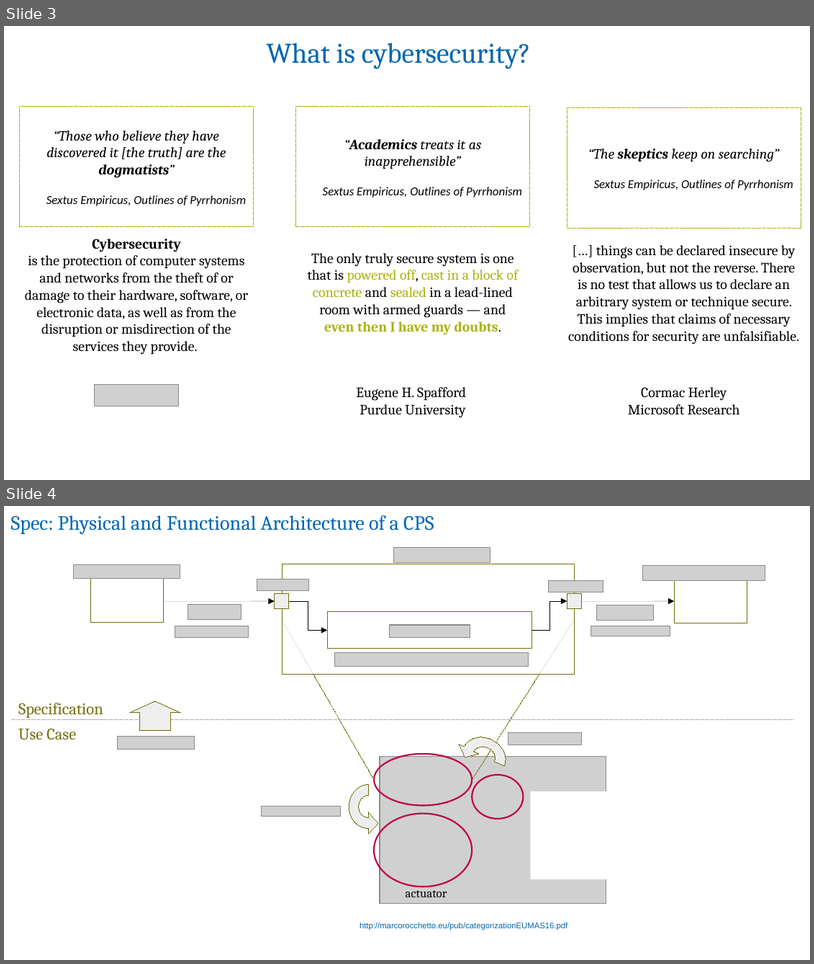
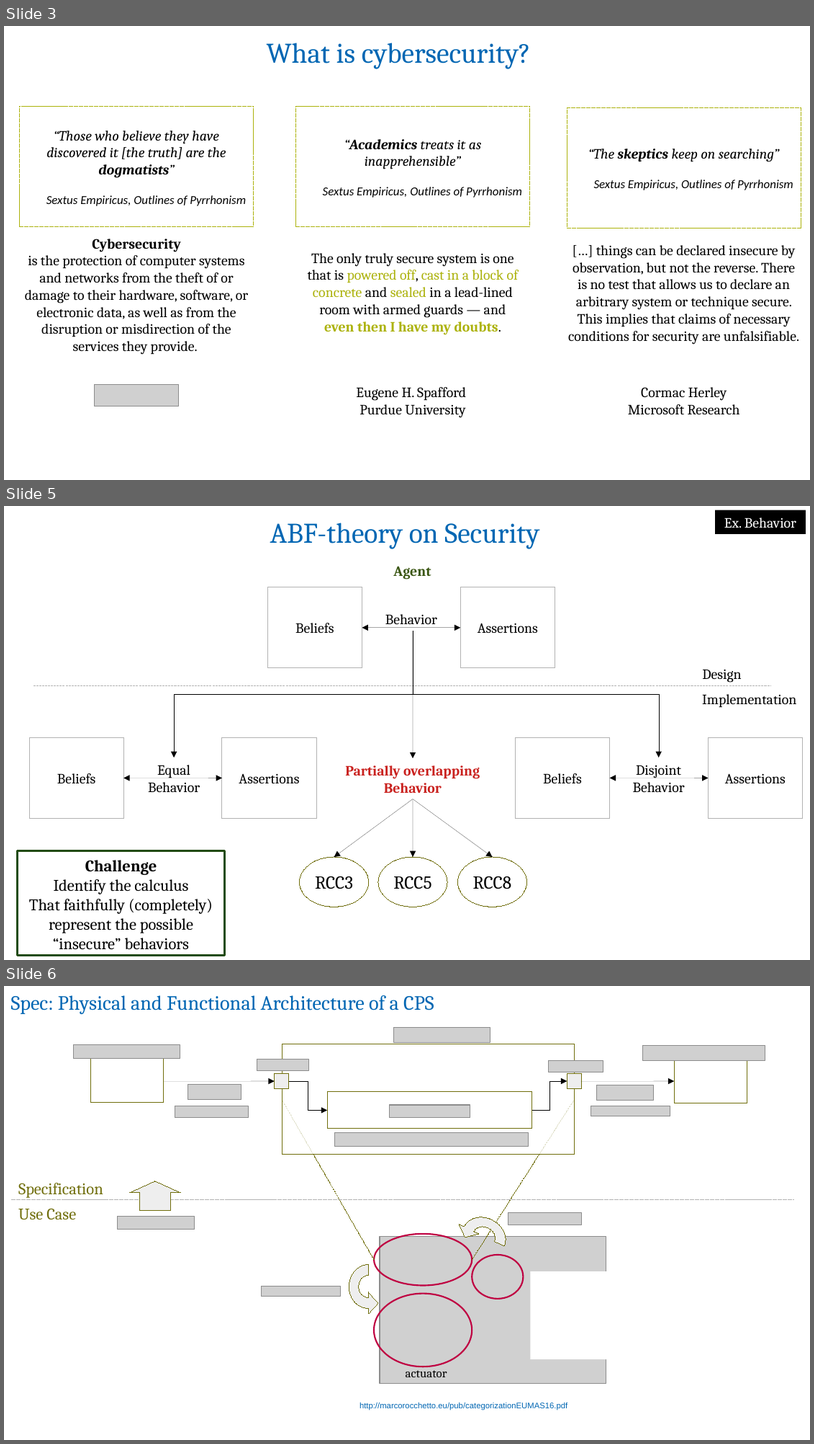
Before and after one commit to v-research/cybersecurity, a slide deck: images/v-research_tool-abf.odp. Shown one above the other, each under a label of ours: slides 3 and 4 before the commit, slides 3, 5 and 6 after it; the slides between them are not shown. The pictures are 814x964 and 814x1444 pixels, drawn with LibreOffice and Linux fonts; fonts in the diff are those of the drawing; grey boxes stand for pictures. Boxes give left, top, right and bottom in pixels: in the first picture for what was removed or moved away, otherwise in the second. Text is boxed around its words. In the diff, an @@ line names an element or a change of style, - is before the commit and + after.

```diff
--- a/images/v-research_tool-abf.odp
+++ b/images/v-research_tool-abf.odp
@@ slide 5 added at (4, 506, 810, 960), background #FFFFFF @@
@@ text added at (270, 523, 540, 549), 28 pt, text #0066B3 @@
+ABF-theory on Security
@@ rectangle added at (716, 510, 807, 535), fill #000000, 14 pt, text #FFFFFF @@
+Ex. Behavior
@@ text added at (394, 566, 431, 579), 14 pt, text #395511, bold @@
+Agent
@@ rectangle added at (268, 587, 363, 668), outline #B2B2B2 0 pt, 14 pt, text #000000 @@
+Beliefs
@@ rectangle added at (460, 587, 555, 668), fill #FFFFFF at 75% opacity, outline #B2B2B2 0 pt, 14 pt, text #000000 @@
+Assertions
@@ elbow arrow added from (413, 631) to (174, 758), #000000 0 pt @@
@@ double arrow added from (363, 628) to (460, 628), #000000 0 pt @@
@@ text added at (386, 614, 437, 628), 14 pt, text #000000 @@
+Behavior
@@ elbow arrow added from (413, 631) to (659, 758), #000000 0 pt @@
@@ arrow added from (413, 631) to (413, 759), #000000 0 pt @@
@@ text added at (702, 669, 741, 682), 14 pt, text #000000 @@
+Design
@@ line added from (34, 686) to (772, 686), #B2B2B2 0 pt @@
@@ text added at (702, 694, 797, 707), 14 pt, text #000000 @@
+Implementation
@@ rectangle added at (29, 737, 124, 818), outline #B2B2B2 0 pt, 14 pt, text #000000 @@
+Beliefs
@@ rectangle added at (222, 737, 316, 818), fill #FFFFFF at 75% opacity, outline #B2B2B2 0 pt, 14 pt, text #000000 @@
+Assertions
@@ rectangle added at (515, 737, 610, 818), outline #B2B2B2 0 pt, 14 pt, text #000000 @@
+Beliefs
@@ rectangle added at (709, 737, 803, 818), fill #FFFFFF at 75% opacity, outline #B2B2B2 0 pt, 14 pt, text #000000 @@
+Assertions
@@ text added at (148, 764, 200, 792), 14 pt, text #000000 @@
+Equal
+Behavior
@@ text added at (633, 764, 685, 792), 14 pt, text #000000 @@
+Disjoint
+Behavior
@@ double arrow added from (124, 777) to (222, 778), #000000 0 pt @@
@@ text added at (345, 765, 480, 793), 14 pt, text #C9211E, bold @@
+Partially overlapping
+Behavior
@@ double arrow added from (610, 777) to (709, 778), #000000 0 pt @@
@@ arrow added from (413, 799) to (334, 857), #000000 0 pt @@
@@ arrow added from (413, 799) to (413, 857), #000000 0 pt @@
@@ arrow added from (413, 799) to (493, 857), #000000 0 pt @@
@@ rectangle added at (17, 851, 225, 955), outline #224B12 2.3 pt, 16 pt, text #000000 @@
+Challenge
+Identify the calculus
+That faithfully (completely) represent the possible “insecure” behaviors
@@ ellipse added at (300, 857, 369, 906), outline #706E0C 0 pt, 18 pt, text #000000 @@
+RCC3
@@ ellipse added at (378, 857, 448, 906), outline #706E0C 0 pt, 18 pt, text #000000 @@
+RCC5
@@ ellipse added at (458, 857, 528, 906), outline #706E0C 0 pt, 18 pt, text #000000 @@
+RCC8
@@ what was slide 4 is now slide 6 @@
```
Also in this commit, not shown: 25 slides changed, 11 other slides added, 15 slides removed.
